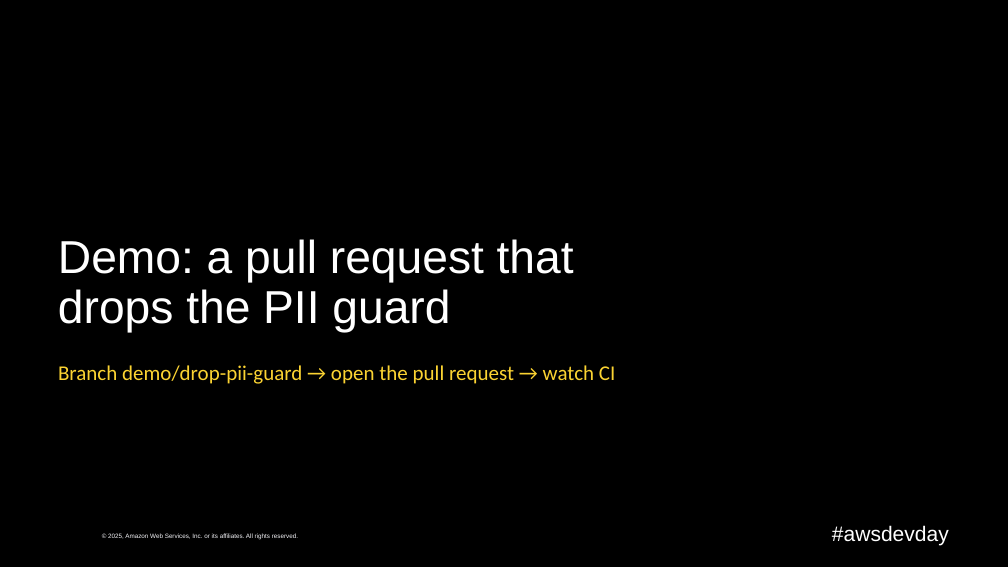
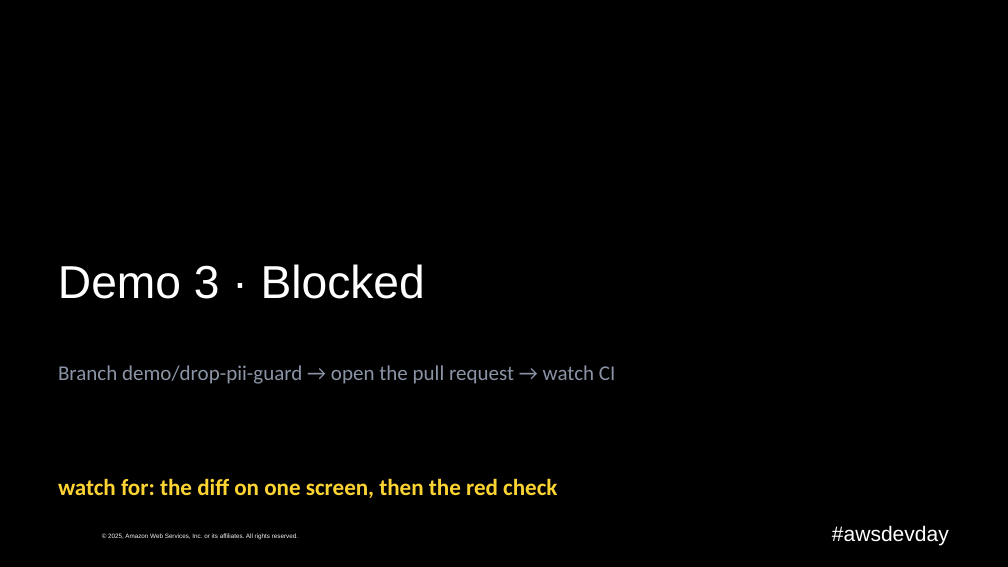
Before and after one commit to caroline-cah/lakehouse-harness, a slide deck: slide 31 of talk/harness-engineering-live.pptx (slide 28 before the commit). Drawn at 1008x567 pixels with LibreOffice and Linux fonts; fonts in the diff are those of the drawing; background and template pictures are left out. Boxes give left, top, right and bottom in pixels: in the first picture for what was removed or moved away, otherwise in the second. Text is boxed around its words. In the diff, an @@ line names an element or a change of style, - is before the commit and + after.

Commit message:
Talk prep: deck with live form URL, gateway refusals as content, script and runbook edits
- tools Lambda returns a guard refusal as content: the gateway replaced a thrown error with "An internal error occurred",
  so the model never saw why the guard said no
- quote a column description with a comma in sales.md and refuse unknown keys in gen-data-model
- agent zip uses source_hash instead of etag (multipart upload ETag diffed forever)
- gateway smoke queries the sales table; runbook names the seed gap correctly
- deck rebuilt with the form URL; script, outline, reference map

```diff
--- a/talk/harness-engineering-live.pptx
+++ b/talk/harness-engineering-live.pptx
@@ title at [58, 264, 425, 299]: text changed @@
-Demo: a pull request that drops the PII guard
+Demo 3 · Blocked
@@ text "Branch demo/drop-pii-guard → open the ..." at [58, 365, 615, 384]: text colour #FBD332 to #8A94A6 @@
@@ text added at [58, 478, 557, 498], 22 pt, text #FBD332, bold @@
+watch for: the diff on one screen, then the red check
```
Also in this commit, not shown: 11 other slides changed, 17 slides added, 9 slides removed, 13 other files.
